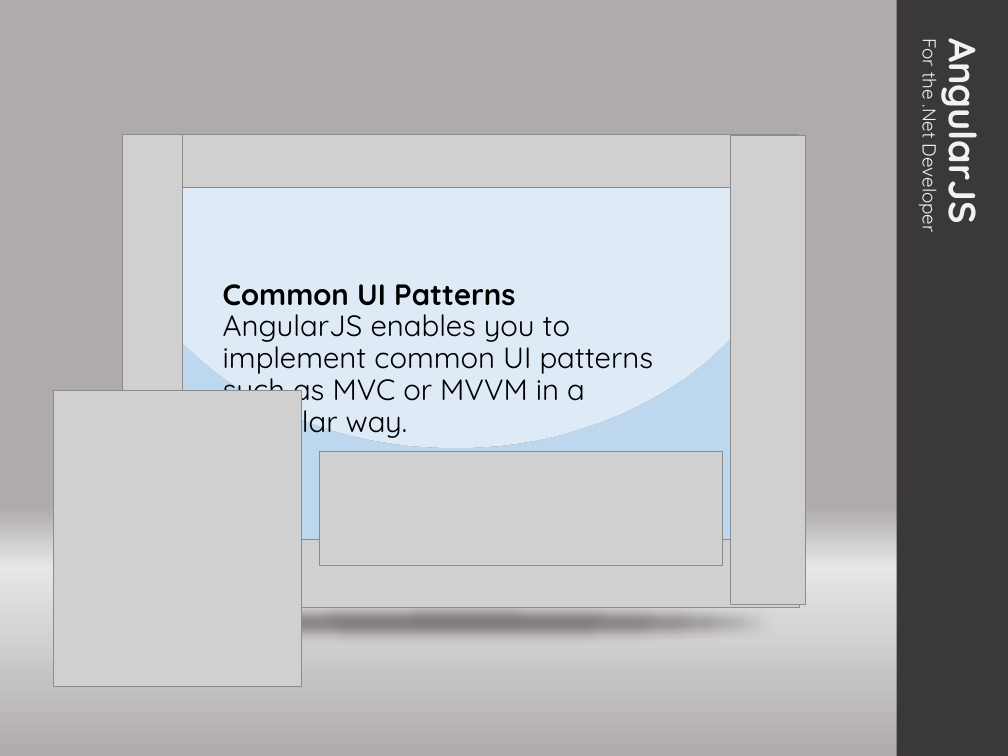
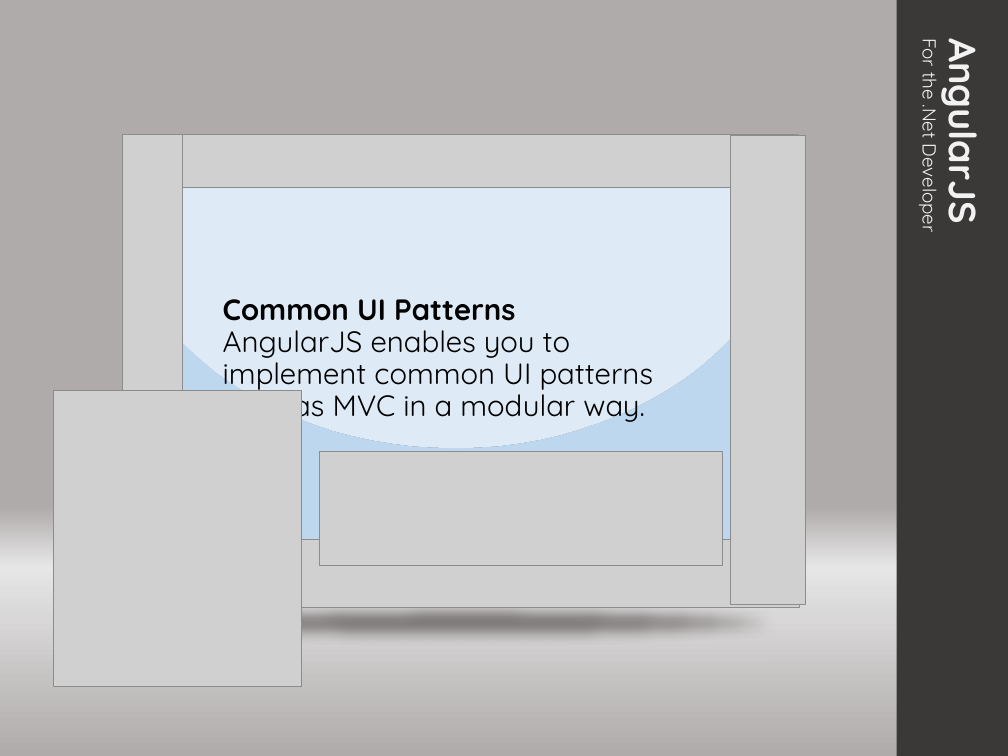
Before and after one commit to JamesBender/AngularDemos, a slide deck: slide 5 of Slides/AngularJSForDotNetDevelopers.pptx. Drawn at 1008x756 pixels with LibreOffice and Linux fonts; fonts in the diff are those of the drawing; grey boxes stand for pictures. Boxes give left, top, right and bottom in pixels: in the first picture for what was removed or moved away, otherwise in the second. Text is boxed around its words. In the diff, an @@ line names an element or a change of style, - is before the commit and + after.

```diff
--- a/Slides/AngularJSForDotNetDevelopers.pptx
+++ b/Slides/AngularJSForDotNetDevelopers.pptx
@@ text at bbox=[223, 299, 654, 424]: text changed @@
-Common UI Patterns
-AngularJS enables you to implement common UI patterns such as MVC or MVVM in a modular way.
+Common UI Patterns
+AngularJS enables you to implement common UI patterns such as MVC in a modular way.
```
Also in this commit, not shown: 1 other slide changed, 2 slides added, 5 slides removed, 4 other files.
